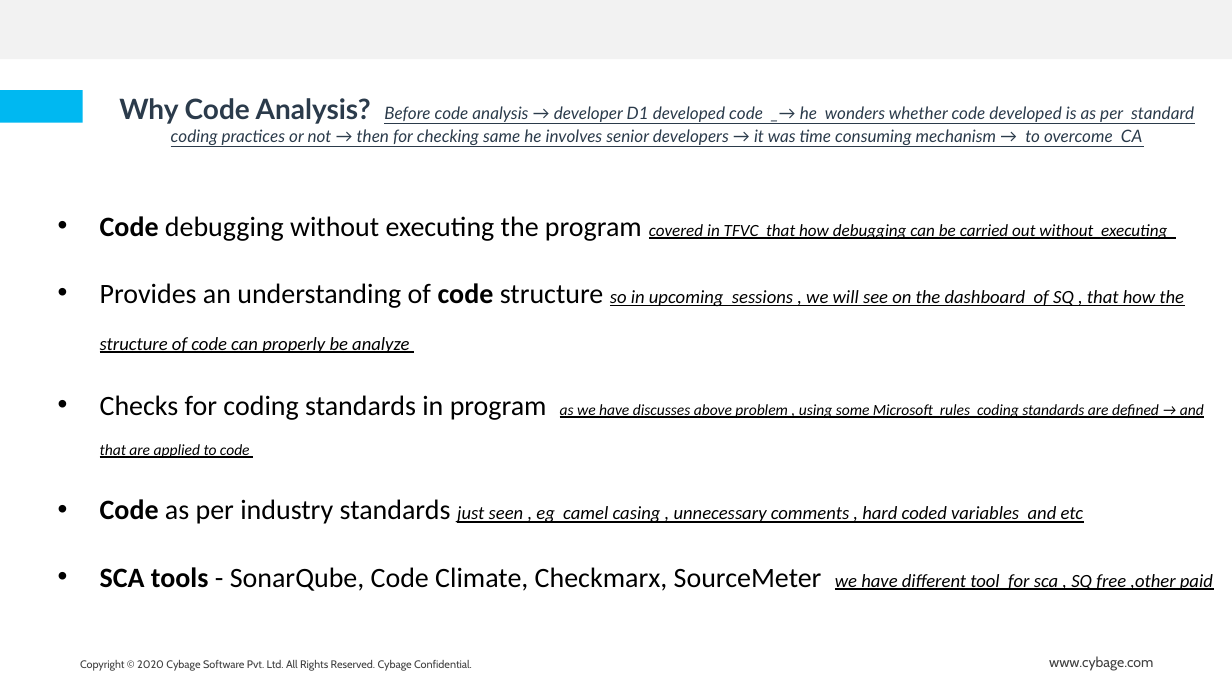
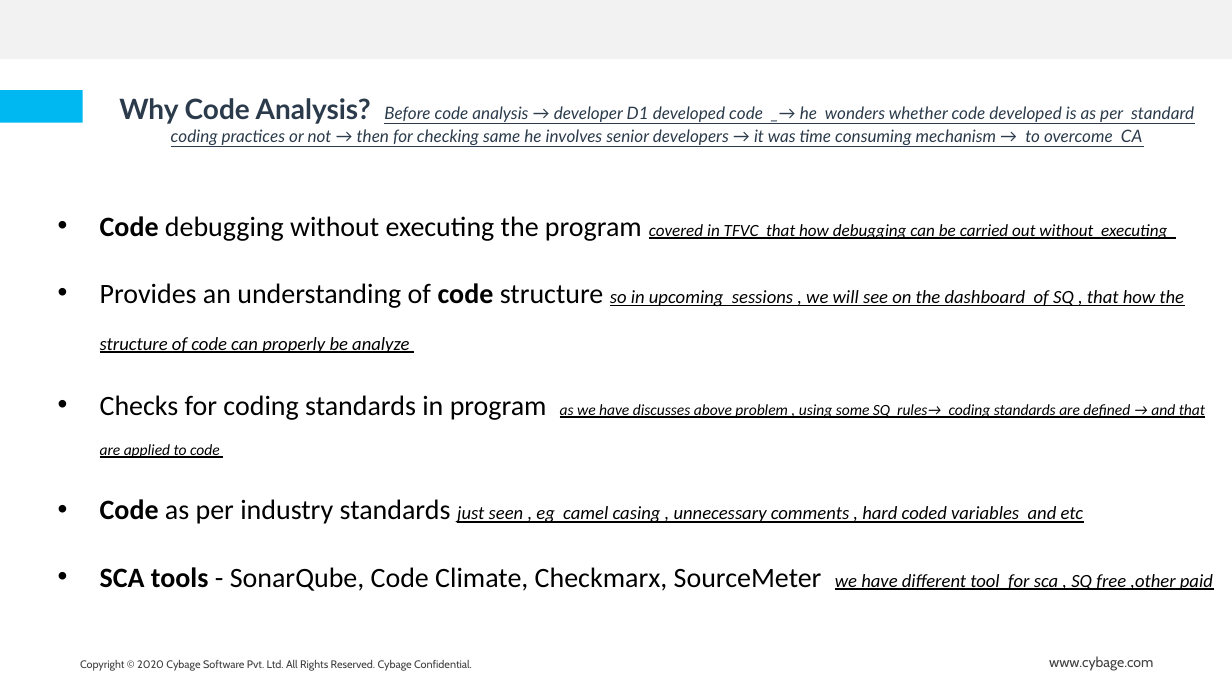
Before and after one commit to abcruturaj/Snyk_Docx, a slide deck: slide 3 of SonarQube.pptx. Drawn at 1232x693 pixels with LibreOffice and Linux fonts; fonts in the diff are those of the drawing; background and template pictures are left out. Boxes give left, top, right and bottom in pixels: in the first picture for what was removed or moved away, otherwise in the second. Text is boxed around its words. In the diff, an @@ line names an element or a change of style, - is before the commit and + after.

```diff
--- a/SonarQube.pptx
+++ b/SonarQube.pptx
@@ text at (x1=100, y1=395, x2=1205, y2=458): text changed @@
-• Checks for coding standards in program as we have discusses above problem , using some Microsoft rules coding standards are defined → and that are applied to code
+• Checks for coding standards in program as we have discusses above problem , using some SQ rules→ coding standards are defined → and that are applied to code
```
Also in this commit, not shown: 6 other slides changed, 6 slides added, 1 slide removed, 2 other files.
